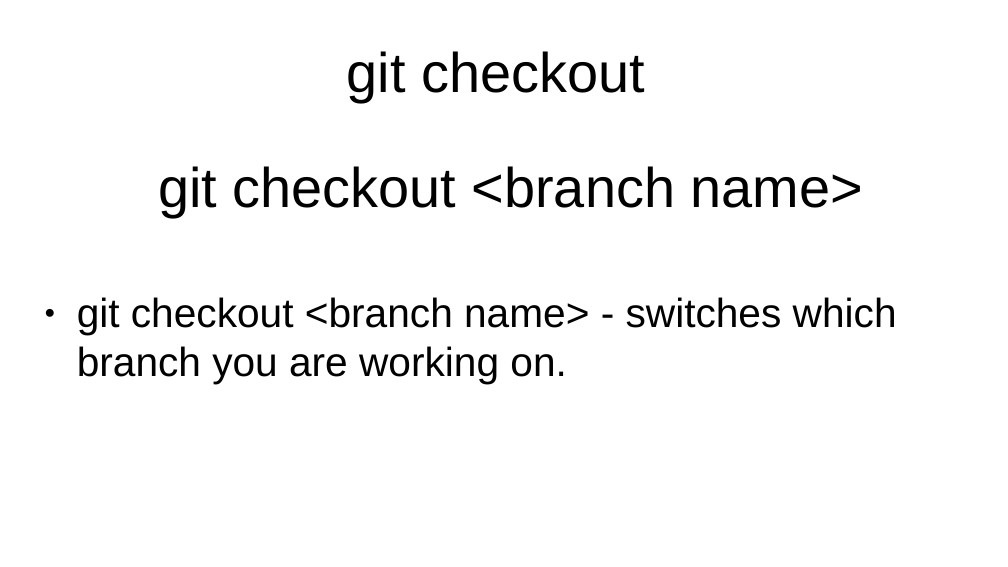
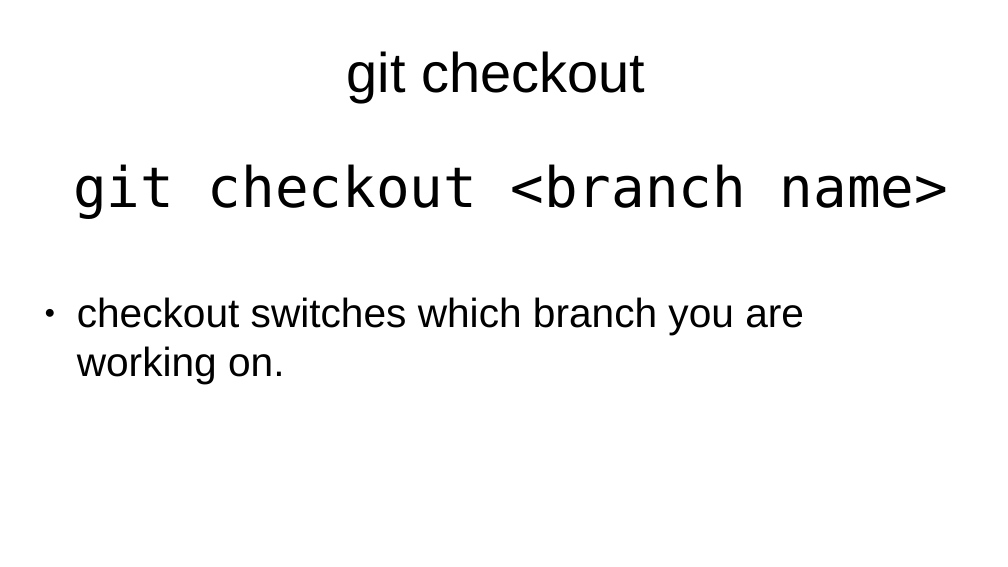
Before and after one commit to flintiii/TenStatementGit, a slide deck: slide 34 of vm_workshop_presentation.odp. Drawn at 1008x567 pixels with LibreOffice and Linux fonts; fonts in the diff are those of the drawing. Boxes give left, top, right and bottom in pixels: in the first picture for what was removed or moved away, otherwise in the second. Text is boxed around its words. In the diff, an @@ line names an element or a change of style, - is before the commit and + after.

```diff
--- a/vm_workshop_presentation.odp
+++ b/vm_workshop_presentation.odp
@@ title "git checkout <branch name>" at (73, 164, 948, 219): font Arial to DejaVu Sans Mono @@
@@ text at (77, 297, 804, 384): text changed @@
-● git checkout <branch name> - switches which branch you are working on.
+● checkout switches which branch you are working on.
```
Also in this commit, not shown: 24 other slides changed, 2 slides added, 1 slide removed.
